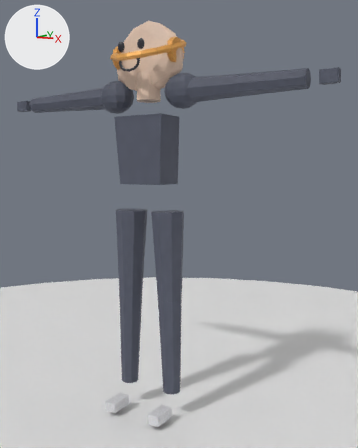
One commit to the Blender file packages/frontend/public/models/blends/hero_dj.blend: the scene before it, then after it.
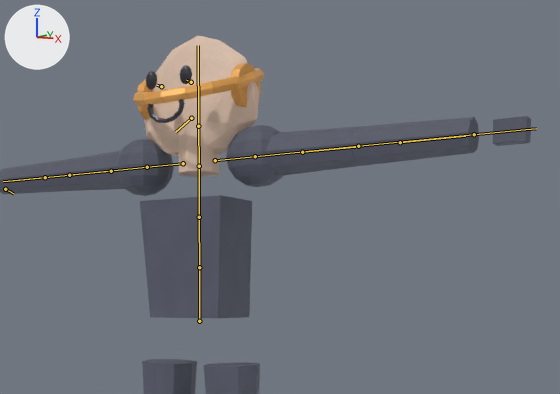
Each version is shown whole from a 50 mm camera at (1.295, -1.863, 1.123) aimed at (0.116, 0.069, 0.889), then close up on the part from 9% to 100% of the width and 0% to 51% of the height. The lights are fixed; the arrows at upper left show +X, +Y and +Z. The older version's two pictures come first. Both versions are drawn at the pose saved in each file; the numbers are the values there. The bones that change, and the others that lie on the model, are drawn over the model as lines in the close-ups.

In view in the first close-up: 'DJ_Mesh'.
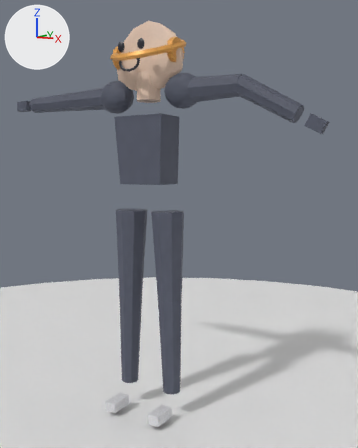
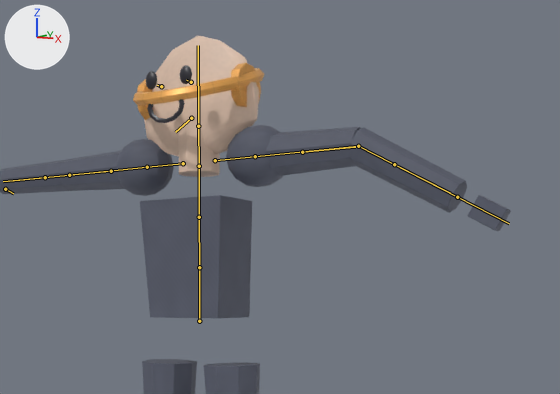
The change, as a list of edits to the scene's bpy script:
```text
Change bone_forearm_l:
    where bone_forearm_l = bpy.data.objects['HouseRig_v1'].pose.bones['ForeArm.L']  # child of 'Arm.L'
    bone_forearm_l.rotation_quaternion: (1.0, 0.0, 0.0, 0.0) -> (0.969, -0.247, 0.0, 0.0)  # degrees (0, 0, 0) -> degrees (-29, 0, 0)
```

Changed parts and their boxes [x1, y1, x2, y2] in the close-ups (560 x 394 px):
'DJ_Mesh', posed: before [0, 36, 531, 394]; after [0, 36, 511, 394]
bone 'ForeArm.L', root to tip: before (358, 146) to (474, 134); after (358, 146) to (457, 197)
